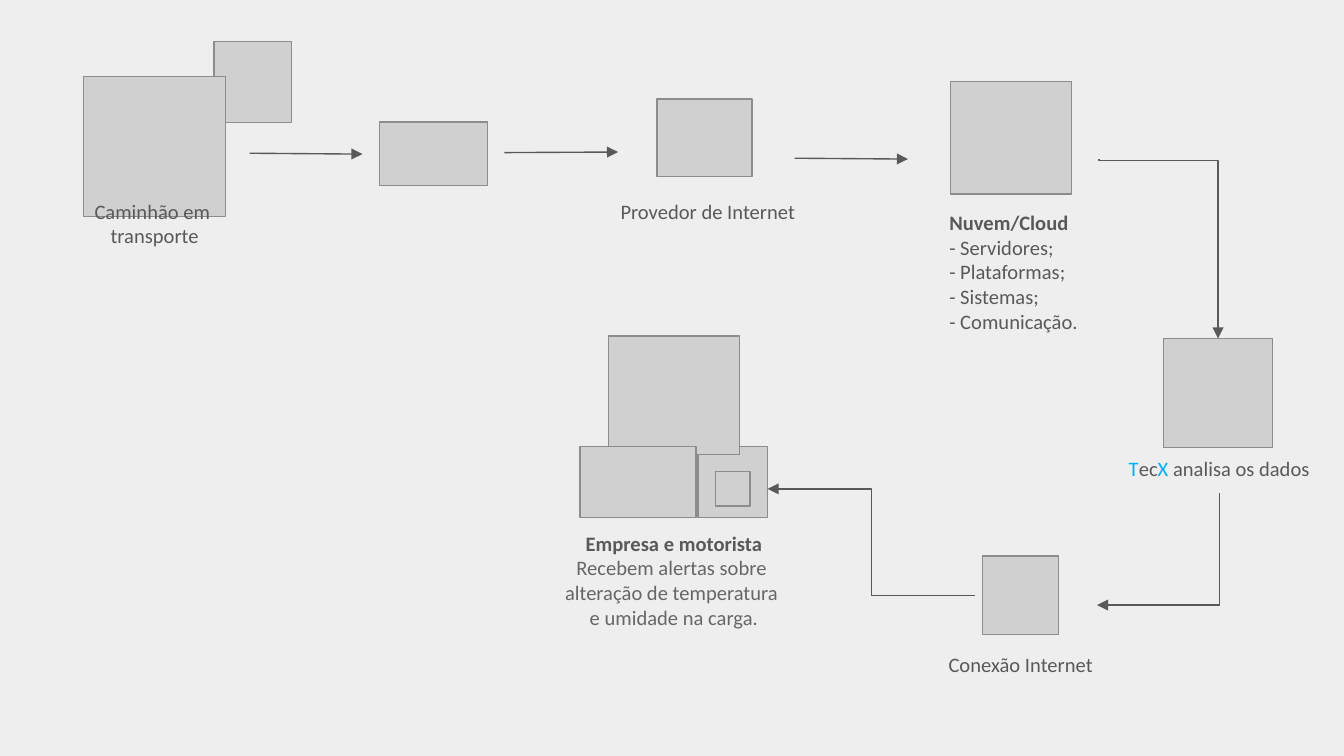
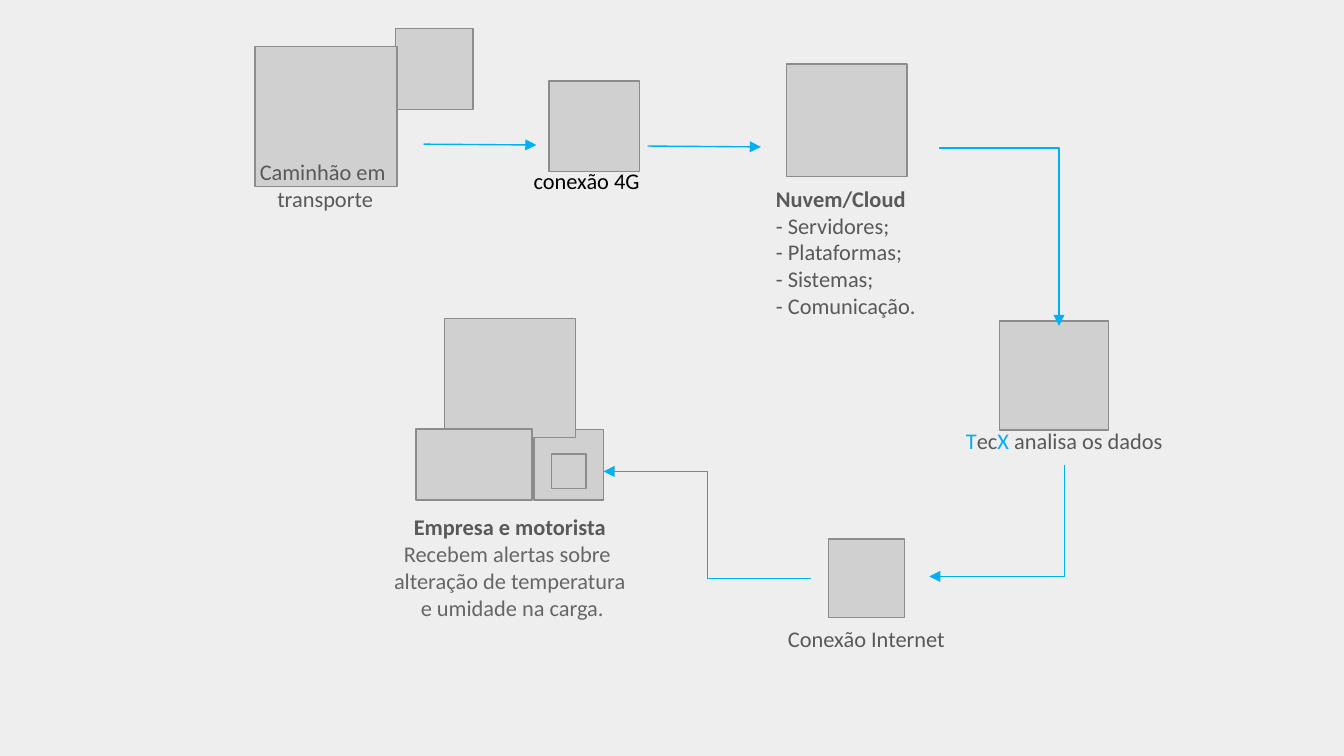
Before and after one commit to Biotec-Sprint02/Projeto-PI, a slide deck: slide 1 of Tecnologia da Informação/HLD&LLD.pptx. Drawn at 1344x756 pixels with LibreOffice and Linux fonts; fonts in the diff are those of the drawing; grey boxes stand for pictures. Boxes give left, top, right and bottom in pixels: in the first picture for what was removed or moved away, otherwise in the second. Text is boxed around its words. In the diff, an @@ line names an element or a change of style, - is before the commit and + after.

```diff
--- a/Tecnologia da Informação/HLD&LLD.pptx
+++ b/Tecnologia da Informação/HLD&LLD.pptx
@@ picture: place and size @@
-picture at (214,42,292,122)
+picture at (395,28,473,109)
@@ picture: place and size @@
-picture at (83,77,226,216)
+picture at (255,47,398,187)
@@ picture added at (548,81,638,171) @@
@@ picture removed at (657,99,753,176) @@
@@ size 11 to 12 pt in 5 elements at (394,519,625,620), (788,632,945,647), (966,433,1163,449), (776,191,916,318), (260,164,385,211) @@
@@ text "Caminhão em": place and size @@
-text "Caminhão em" at (95,205,210,247)
+text "Caminhão em" at (260,164,385,211)
@@ picture removed at (379,122,488,185) @@
@@ arrow moved from (250, 153) - (363, 155) to (423, 144) - (536, 145) @@
@@ arrow (423, 144) - (536, 145): stroke #595959 0.75 pt to #00B0F0 0.75 pt @@
@@ arrow moved from (794, 159) - (909, 159) to (648, 146) - (761, 146) @@
@@ arrow (648, 146) - (761, 146): stroke #595959 0.75 pt to #00B0F0 0.75 pt @@
@@ elbow arrow moved from (1099, 160) - (1218, 339) to (939, 146) - (1059, 327) @@
@@ elbow arrow (939, 146) - (1059, 327): stroke #595959 0.75 pt to #00B0F0 0.75 pt @@
@@ arrow removed from (504, 153) to (618, 152) @@
@@ text added at (534,170,639,189), 12 pt, text #000000 @@
+conexão 4G
@@ text "Nuvem/Cloud": place and size @@
-text "Nuvem/Cloud" at (949,215,1077,333)
+text "Nuvem/Cloud" at (776,191,916,318)
@@ line removed from (159, 185) to (159, 185) @@
@@ text removed at (621,205,795,219) @@
-Provedor de Internet
@@ picture: place and size @@
-picture at (1164,339,1273,448)
+picture at (1000,321,1109,430)
@@ text "TecX analisa os dados": place and size @@
-text "TecX analisa os dados" at (1129,462,1309,476)
+text "TecX analisa os dados" at (966,433,1163,449)
@@ picture: place and size @@
-picture at (716,472,751,507)
+picture at (551,454,586,489)
@@ 4 pictures, 1 text, 1 elbow arrow: place and size @@
-4 pictures, 1 text, 1 elbow arrow at (565,82,1071,629)
+4 pictures, 1 text, 1 elbow arrow at (394,65,907,620)
@@ elbow arrow (810, 578) - (603, 472): stroke #595959 0.75 pt to #00B0F0 0.75 pt @@
@@ elbow arrow moved from (1219, 493) - (1097, 605) to (1064, 465) - (929, 577) @@
@@ elbow arrow (1064, 465) - (929, 577): stroke #595959 0.75 pt to #00B0F0 0.75 pt @@
@@ picture: place and size @@
-picture at (982,556,1058,634)
+picture at (828,539,903,617)
@@ text "Conexão Internet": place and size @@
-text "Conexão Internet" at (949,658,1093,672)
+text "Conexão Internet" at (788,632,945,647)
```
Also in this commit, not shown: 1 other file.
